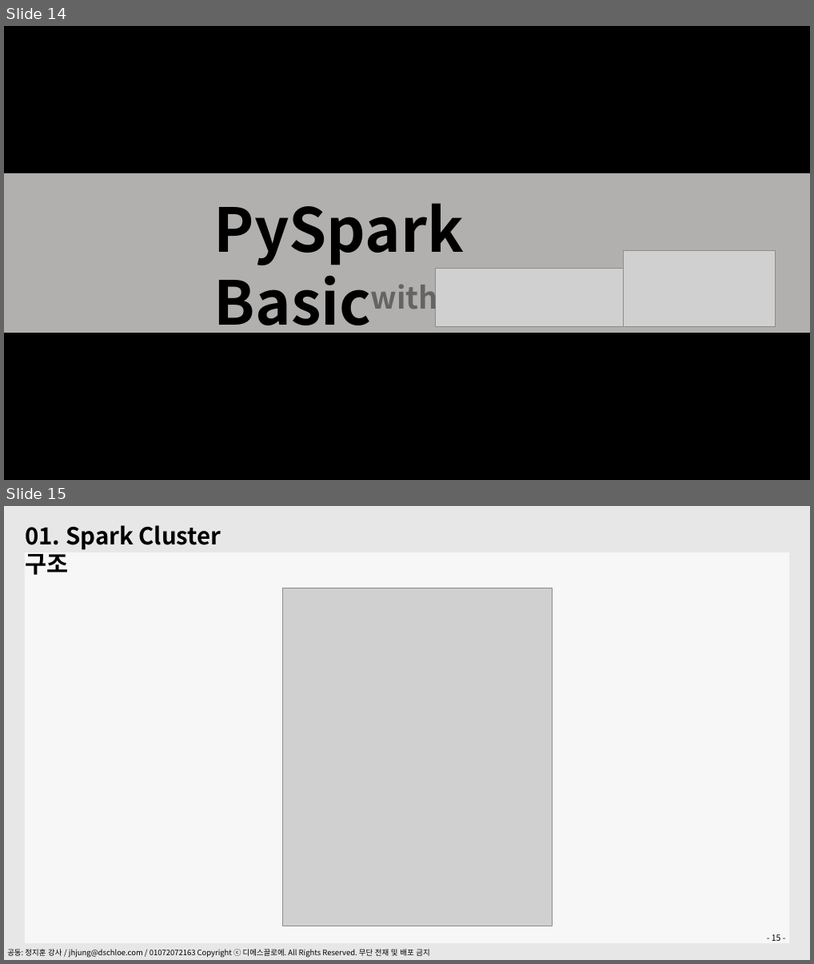
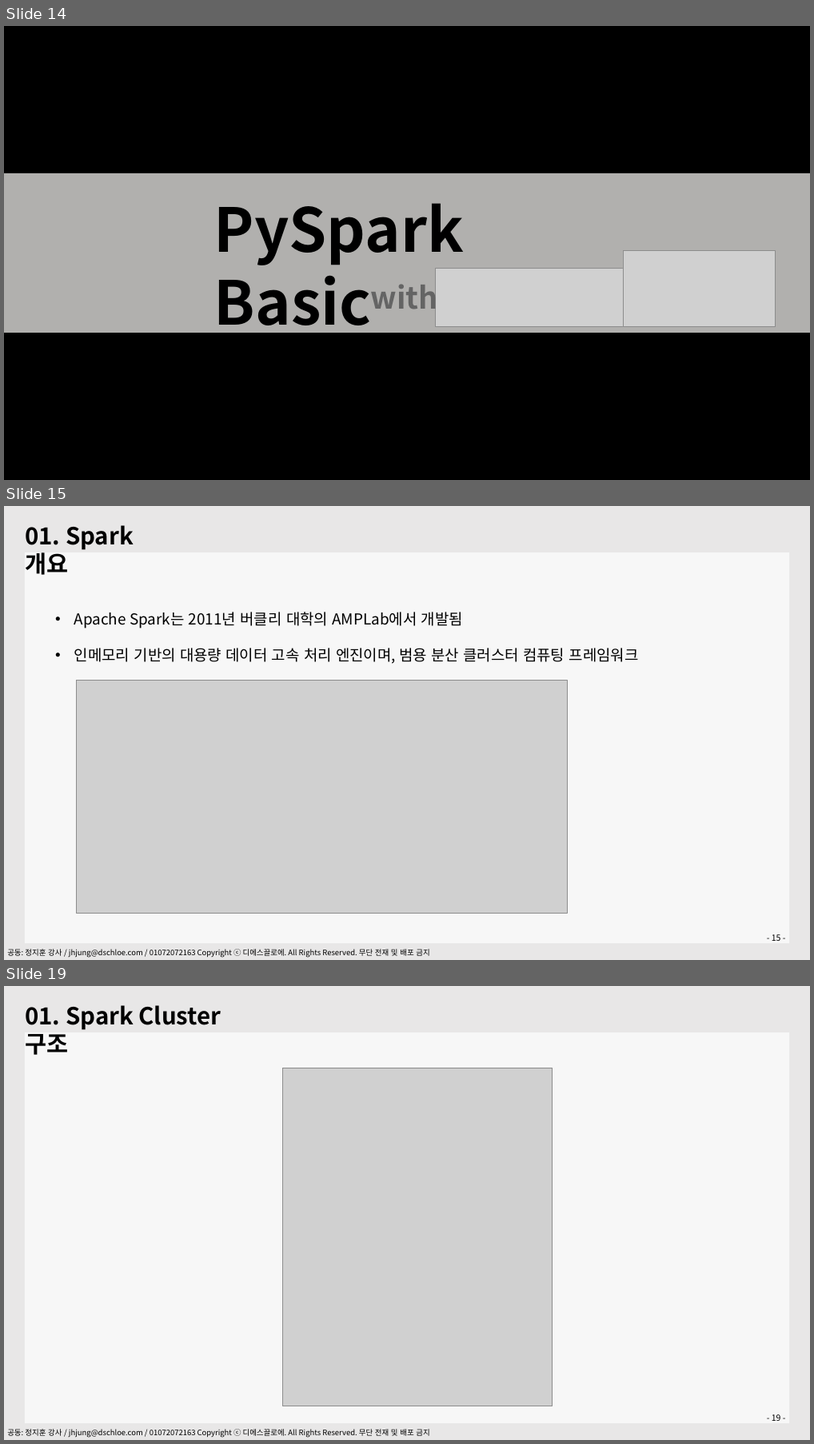
Before and after one commit to dschloe/pyspark_tutorial, a slide deck: PySpark.pptx. Shown one above the other, each under a label of ours: slides 14 and 15 before the commit, slides 14, 15 and 19 after it; the slides between them are not shown. The pictures are 814x964 and 814x1444 pixels, drawn with LibreOffice and Linux fonts; fonts in the diff are those of the drawing; grey boxes stand for pictures. Boxes give left, top, right and bottom in pixels: in the first picture for what was removed or moved away, otherwise in the second. Text is boxed around its words. In the diff, an @@ line names an element or a change of style, - is before the commit and + after.

```diff
--- a/PySpark.pptx
+++ b/PySpark.pptx
@@ slide 15 added at bbox=[4, 506, 810, 960], background #E9E7E7; not listed: 2 template elements that a slide beside it also shows @@
@@ text added at bbox=[25, 525, 134, 575], 28 pt, text #000000, bold @@
+01. Spark 개요
@@ text added at bbox=[74, 612, 639, 664], 18 pt, text #000000 @@
+• Apache Spark는 2011년 버클리 대학의 AMPLab에서 개발됨
+• 인메모리 기반의 대용량 데이터 고속 처리 엔진이며, 범용 분산 클러스터 컴퓨팅 프레임워크
@@ picture added at bbox=[77, 680, 567, 913] @@
@@ page number added at bbox=[772, 934, 782, 940], 10 pt, text #000000 @@
+- 15 -
@@ what was slide 15 is now slide 19 @@
```
Also in this commit, not shown: 3 other slides added, 1 other file.
